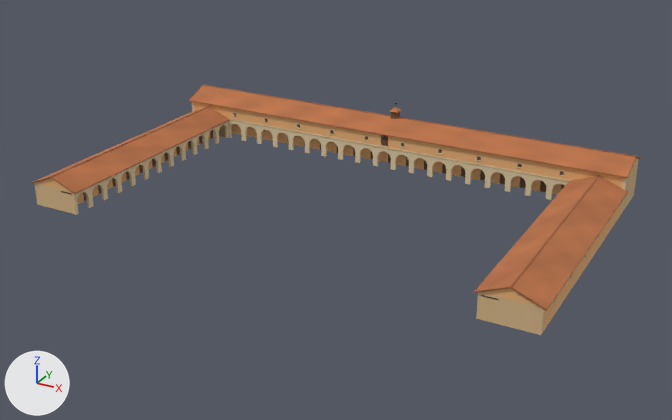
The glTF model games/yorimichi/assets/belmonte/meshes/SM_BM_BHip_Stables.glb, before and after one commit.
The view is the same before and after, from a 50 mm lens placed at (80.4, -142.3, 71.1), pointed at (1.0, 2.0, -1.0). Lighting does not change. The marker at lower left points along +X, +Y and +Z. The picture after the commit comes second. Vertices at exactly the same position are counted once.

The older version as bpy lines, for what is in view:
```python
me_sm_bhip_stables = bpy.data.meshes.new('SM_BHip_Stables')
me_sm_bhip_stables.from_pydata(...)  # 22811 vertices, 36565 faces; spans x -50.6..50.6, y -25.4..35.6, z -0.3..12.8
# faces by material slot: [11642, 17546, 1534, 5268, 489, 86]
me_sm_bhip_stables.materials.append(mat_bm_000_m_ashlar_025)
me_sm_bhip_stables.materials.append(mat_bm_001_m_plaster_001)
me_sm_bhip_stables.materials.append(mat_bm_002_m_roof_017)
me_sm_bhip_stables.materials.append(mat_bm_003_m_wood_017)
me_sm_bhip_stables.materials.append(mat_bm_004_m_iron_005)
me_sm_bhip_stables.materials.append(mat_bm_005_m_glass_dark_003)
ob_sm_bm_bhip_stables = bpy.data.objects.new('SM_BM_BHip_Stables', me_sm_bhip_stables)
ob_sm_bm_bhip_stables.location = (0.0, 0.0, 0.0)
```
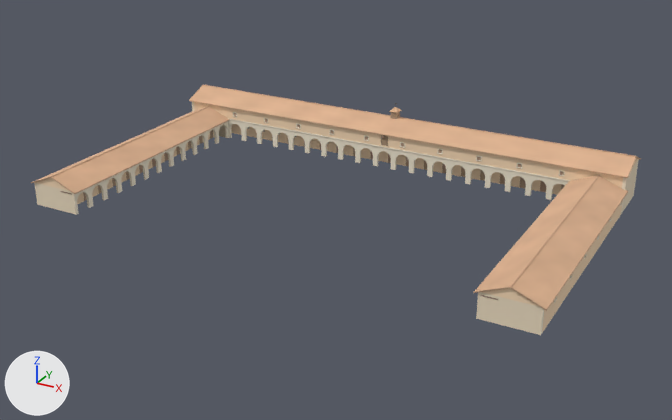
What differs and where, as boxes (x1, y1, x2, y2) in the pictures (672 x 420 px):
```json
{"part": 1, "of": "me_sm_bhip_stables", "change": "recoloured", "before": [31, 85, 641, 335], "after": [31, 85, 641, 335], "on screen": "lighter"}
```

Edits to the scene script, one JSON object a line:
```json
{"block": "me_sm_bhip_stables", "where": "me_sm_bhip_stables.from_pydata(...)  # 22811 vertices, 36565 faces; spans x -50.6..50.6, y -25.4..35.6, z -0.3..12.8"}
{"block": "me_sm_bhip_stables", "where": "# used by ob_sm_bm_bhip_stables; location = (0.0, 0.0, 0.0)"}
{"block": "me_sm_bhip_stables", "change": "me_sm_bhip_stables part 1: 36565 faces centred in x -50.6..50.6, y -25.4..35.6, z -0.3..12.8 are repainted in the vertex colours; the middle colour goes from beige #deb076 to beige #f0d8b5"}
```
